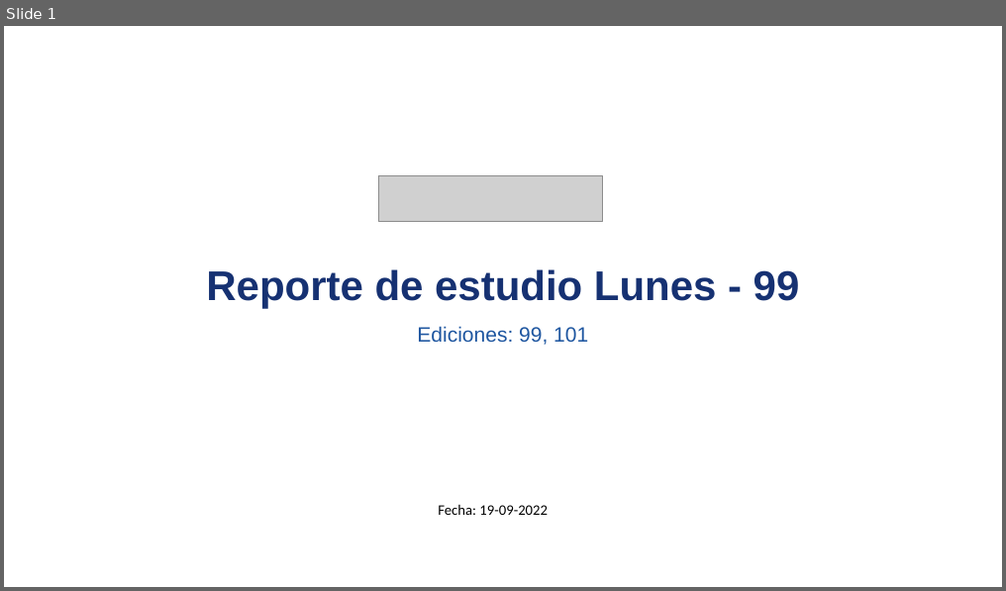
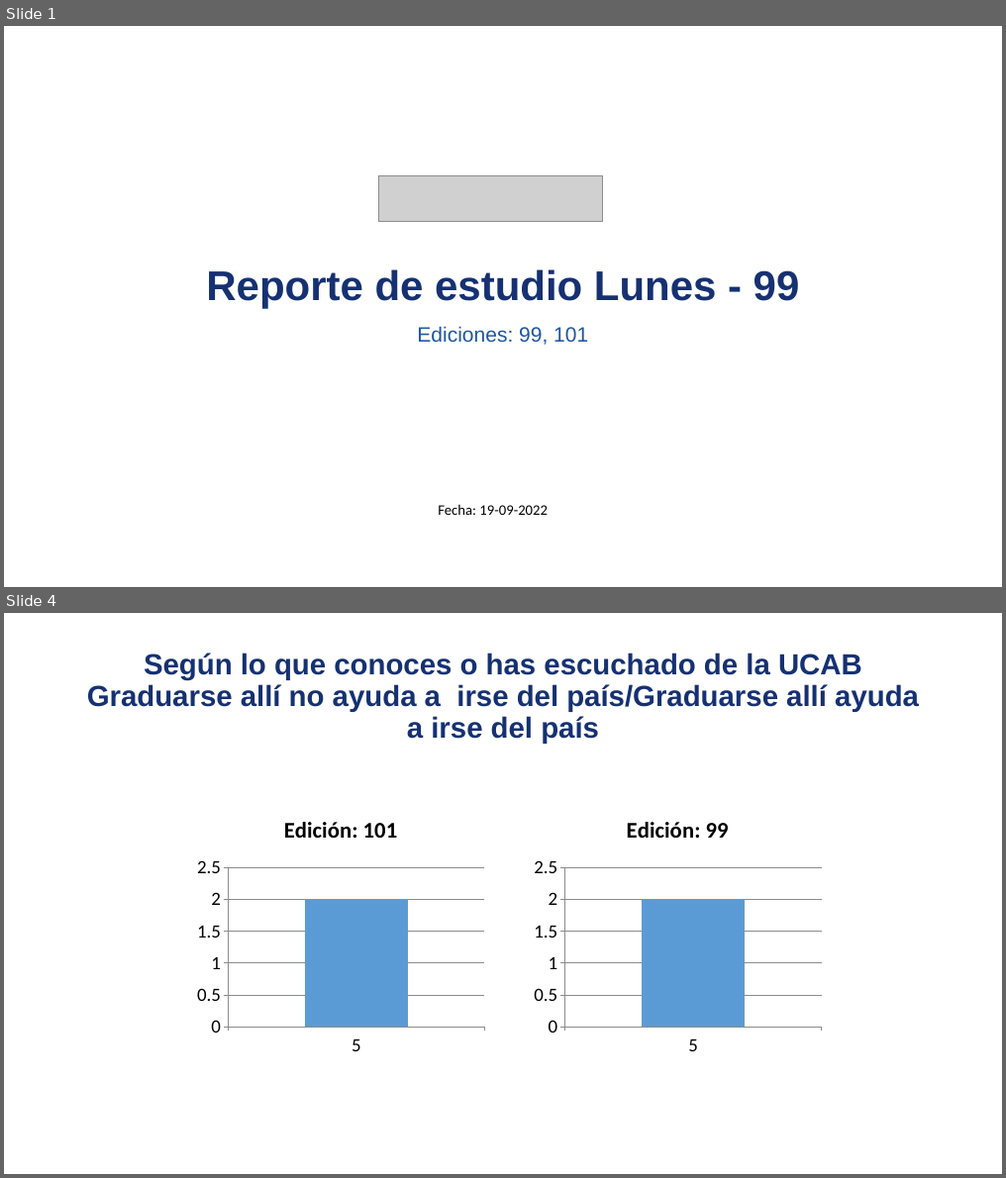
Before and after one commit to david-monroy/sistema-aid, a slide deck: sistemaaid/backend/ia/presentaciones/pruebapresentaciones.pptx. Shown one above the other, each under a label of ours: slide 1 before the commit, slides 1 and 4 after it; the slides between them are not shown. The pictures are 1006x591 and 1006x1178 pixels, drawn with LibreOffice and Linux fonts; fonts in the diff are those of the drawing; grey boxes stand for pictures. Boxes give left, top, right and bottom in pixels: in the first picture for what was removed or moved away, otherwise in the second. Text is boxed around its words. In the diff, an @@ line names an element or a change of style, - is before the commit and + after.

```diff
--- a/sistemaaid/backend/ia/presentaciones/pruebapresentaciones.pptx
+++ b/sistemaaid/backend/ia/presentaciones/pruebapresentaciones.pptx
@@ slide 4 added at [4, 613, 1002, 1174], background #FFFFFF @@
@@ title added at [87, 653, 919, 744], 28 pt, text #163172, bold @@
+Según lo que conoces o has escuchado de la UCAB Graduarse allí no ayuda a irse del país/Graduarse allí ayuda a irse del país
@@ column chart added at [191, 800, 491, 1062] @@
+title "Edición: 101"
+categories: 5
+Edición: 101: 2
@@ column chart added at [528, 800, 828, 1062] @@
+title "Edición: 99"
+categories: 5
+Edición: 99: 2
```
Also in this commit, not shown: 1 slide changed, 3 other slides added, 1 other file.
